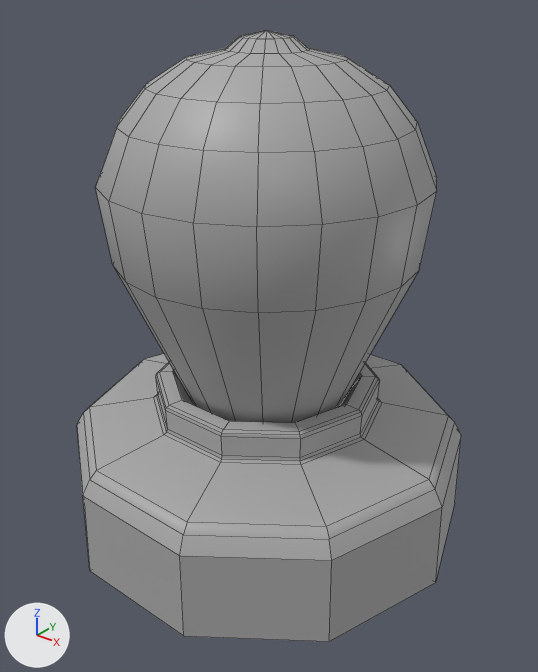
A saved change to the FBX model BlastCourse/Assets/Models/Meshes/Tutorial Assets/mshLightSmart.fbx.
Both versions are drawn from a camera (50 mm lens) standing at (0.667, -0.829, 0.832) and looking at (0.019, -0.018, 0.329). The axes (+X, +Y, +Z) are drawn at lower left. The lights are the same throughout. Mesh edges are drawn as thin lines. Where no turn or scale is listed for an object, it has been applied to the vertices.

Objects in the first picture: 'bombilla'.
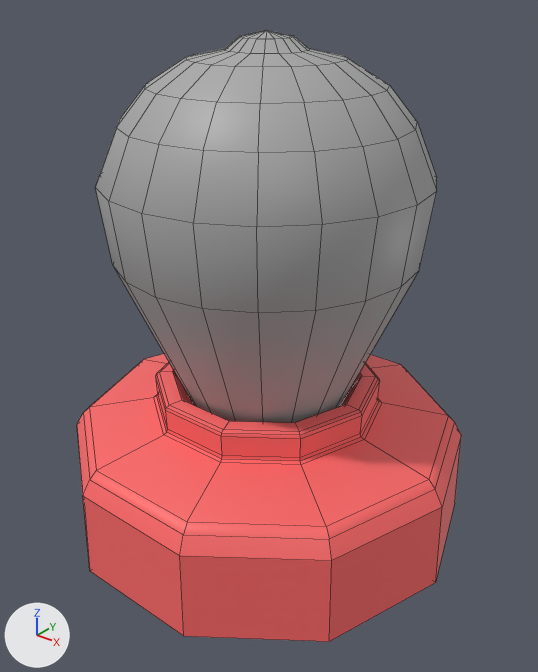
Where the newer file only moved an object's origin or applied its transform, the numbers keep the older frame.

The change, as a list of edits to the scene's bpy script:
```text
Add mat_matgateway:
    mat_matgateway = principled_material('matgateway')
    mat_matgateway.base_color = (1.0, 0.141, 0.141)  # red #ff6969
Change me_mesh:
    where me_mesh.from_pydata(...)  # 720 vertices, 742 faces; spans x -0.329..0.329, y -0.312..0.312, z 0.0..0.766
    used by ob_bombilla; location = (0.0, 0.0, 0.0)
    me_mesh part 1: 542 of the faces centred in x -0.295..0.295, y -0.31..0.31, z 0.0..0.649 switch from mat_standardsurface2 (grey #aaaaaa) to mat_matgateway (red #ff6969)
```

Location of each change, (x1, y1, x2, y2) in pixels of the pictures (538 x 672 px):
part 1 of me_mesh, recoloured (grey to red): (77, 354, 461, 642) in both
